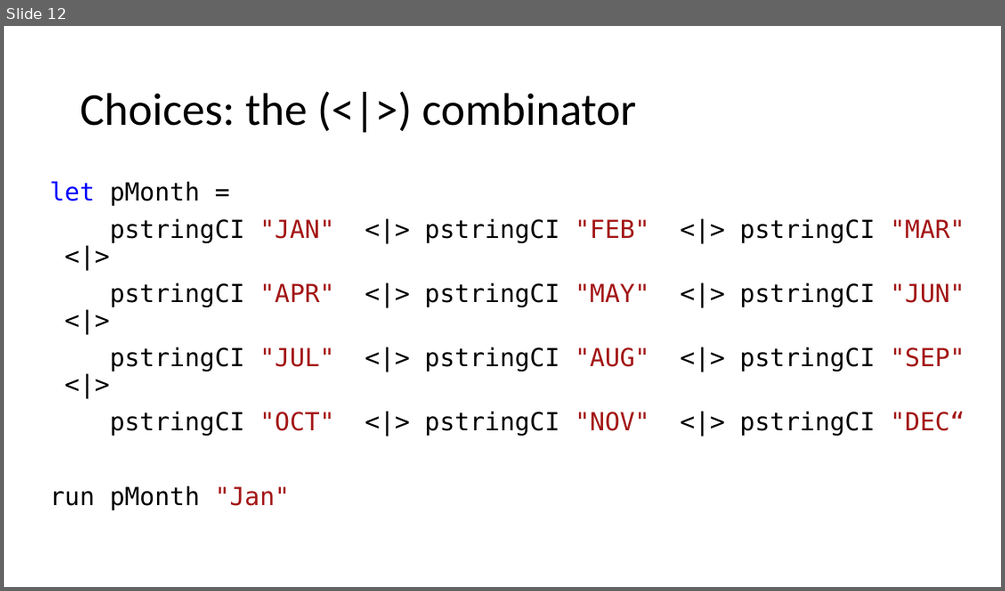
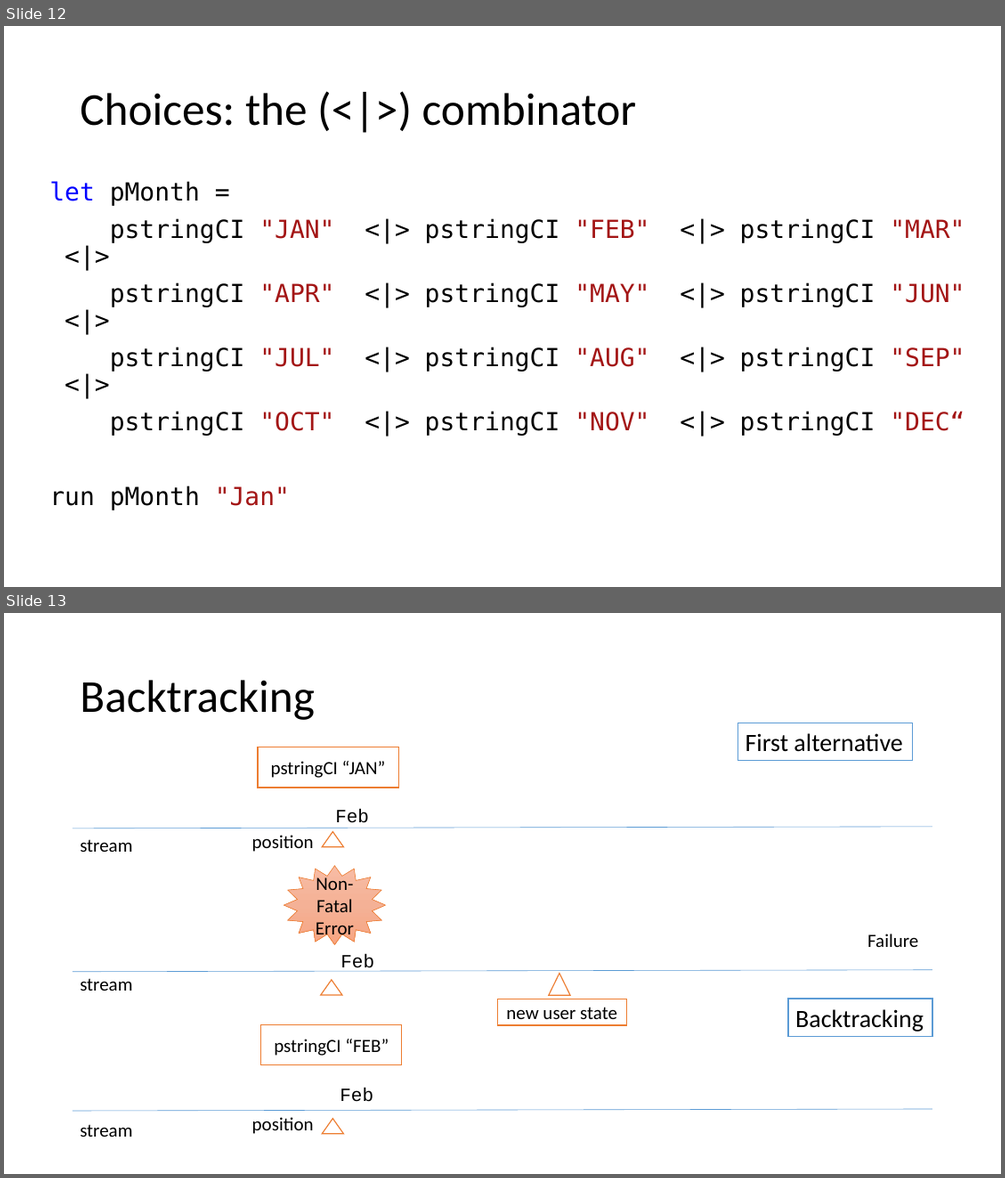
Before and after one commit to atiboros/PracticalFParsec, a slide deck: Slides/Practical FParsec V2.pptx. Shown one above the other, each under a label of ours: slide 12 before the commit, slides 12 and 13 after it. The pictures are 1005x591 and 1005x1178 pixels, drawn with LibreOffice and Linux fonts; fonts in the diff are those of the drawing. Boxes give left, top, right and bottom in pixels: in the first picture for what was removed or moved away, otherwise in the second. Text is boxed around its words. In the diff, an @@ line names an element or a change of style, - is before the commit and + after.

Commit message:
Backtracking

```diff
--- a/Slides/Practical FParsec V2.pptx
+++ b/Slides/Practical FParsec V2.pptx
@@ slide 13 added at (x1=4, y1=613, x2=1001, y2=1174), background #FFFFFF @@
@@ title added at (x1=80, y1=680, x2=315, y2=720), 44 pt, text #000000 @@
+Backtracking
@@ rectangle added at (x1=737, y1=723, x2=913, y2=761), fill #FFFFFF, outline #5B9BD5 1 pt, 24 pt, text #000000 @@
+First alternative
@@ rectangle added at (x1=258, y1=747, x2=398, y2=788), fill #FFFFFF, outline #ED7D31 1 pt, 18 pt, text #000000 @@
+pstringCI “JAN”
@@ text added at (x1=335, y1=809, x2=369, y2=828), 18 pt, text #000000 @@
+Feb
@@ line added from (73, 828) to (933, 827), #5B9BD5 0.5 pt @@
@@ text added at (x1=80, y1=839, x2=132, y2=852), 18 pt, text #000000 @@
+stream
@@ text added at (x1=252, y1=835, x2=314, y2=852), 18 pt, text #000000 @@
+position
@@ triangle added at (x1=322, y1=831, x2=343, y2=846), fill #FFFFFF, outline #ED7D31 1 pt @@
@@ star added at (x1=283, y1=866, x2=386, y2=945), fill gradient #F7BDA5 to #F5B196 to #F8A582, outline #ED7D31 0.5 pt, 18 pt, text #000000 @@
+Non-Fatal Error
@@ text added at (x1=340, y1=954, x2=374, y2=972), 18 pt, text #000000 @@
+Feb
@@ text added at (x1=867, y1=933, x2=918, y2=947), 18 pt, text #000000 @@
+Failure
@@ line added from (73, 972) to (933, 970), #5B9BD5 0.5 pt @@
@@ text added at (x1=80, y1=978, x2=132, y2=990), 18 pt, text #000000 @@
+stream
@@ triangle added at (x1=321, y1=980, x2=343, y2=995), fill #FFFFFF, outline #ED7D31 1 pt @@
@@ triangle added at (x1=549, y1=973, x2=570, y2=996), fill #FFFFFF, outline #ED7D31 1 pt @@
@@ rectangle added at (x1=498, y1=999, x2=627, y2=1025), fill #FFFFFF, outline #ED7D31 1 pt, 18 pt, text #000000 @@
+new user state
@@ rectangle added at (x1=788, y1=999, x2=933, y2=1037), fill #FFFFFF, outline #5B9BD5 1 pt, 24 pt, text #000000 @@
+Backtracking
@@ rectangle added at (x1=261, y1=1024, x2=402, y2=1064), fill #FFFFFF, outline #ED7D31 1 pt, 18 pt, text #000000 @@
+pstringCI “FEB”
@@ text added at (x1=340, y1=1087, x2=373, y2=1102), 18 pt, text #000000 @@
+Feb
@@ line added from (73, 1111) to (933, 1109), #5B9BD5 0.5 pt @@
@@ text added at (x1=252, y1=1117, x2=314, y2=1134), 18 pt, text #000000 @@
+position
@@ triangle added at (x1=322, y1=1119, x2=343, y2=1134), fill #FFFFFF, outline #ED7D31 1 pt @@
@@ text added at (x1=80, y1=1124, x2=132, y2=1136), 18 pt, text #000000 @@
+stream
```
Also in this commit, not shown: 1 slide removed, 1 other file.
